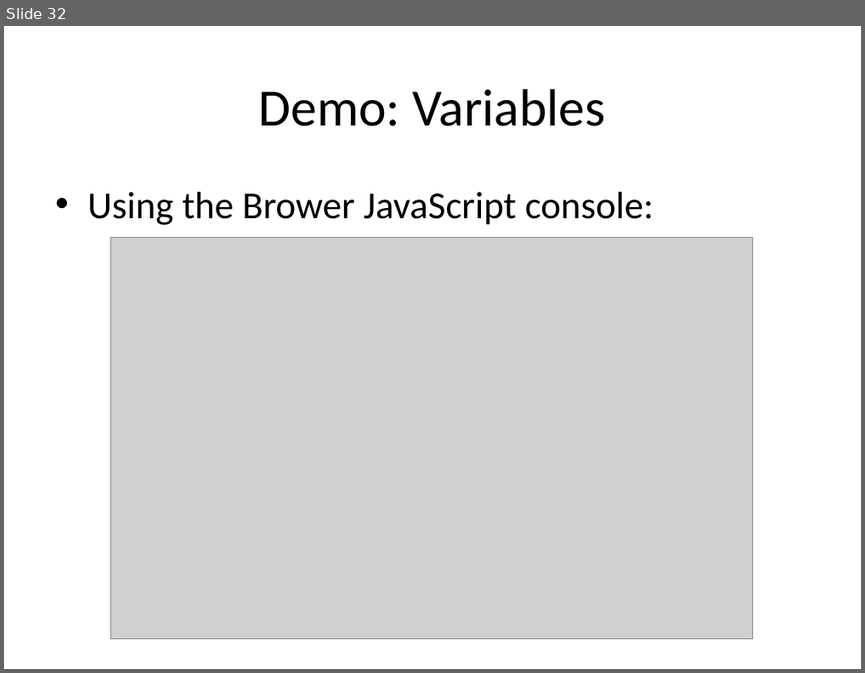
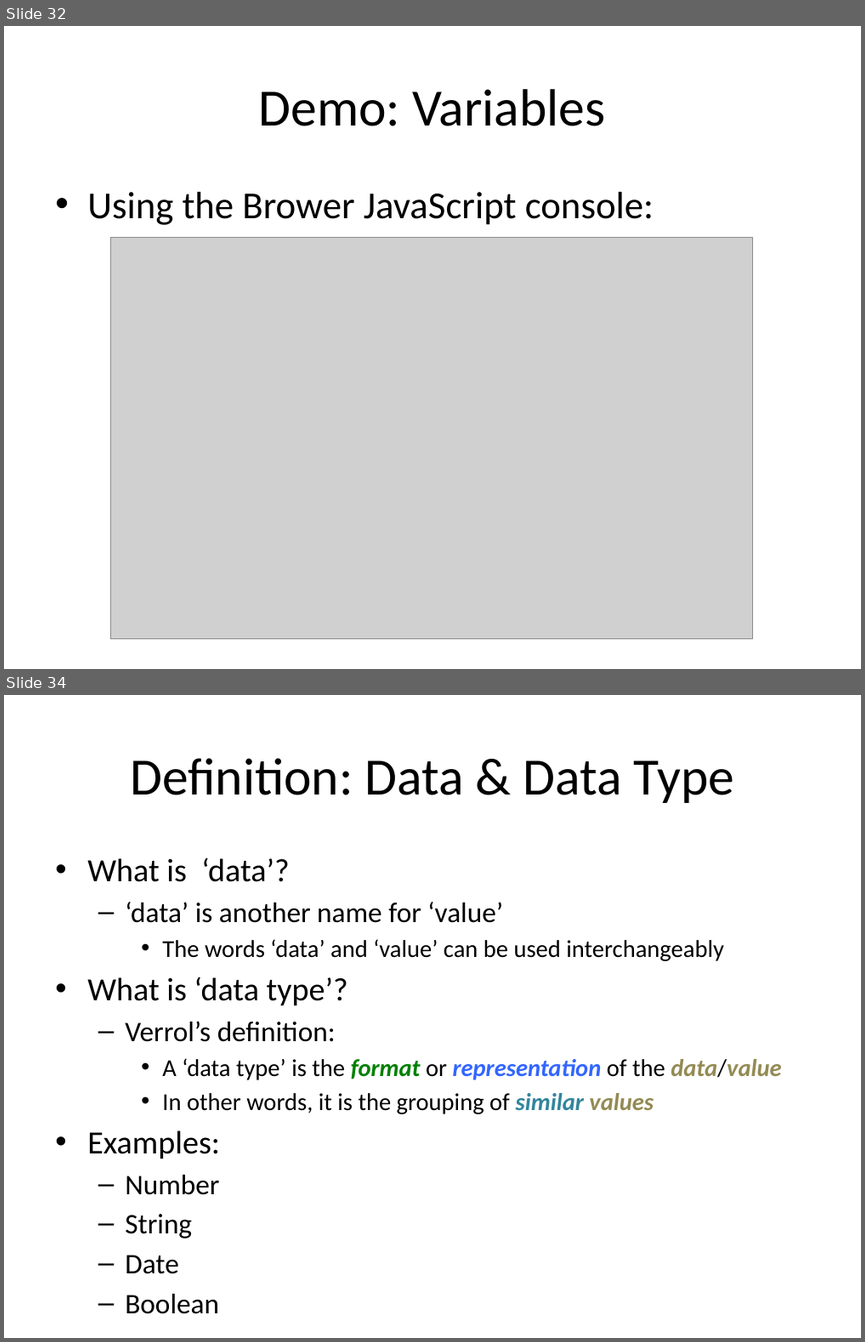
Before and after one commit to xiliax/web-programming-fundamentals, a slide deck: docs/learn-computer-programming.pptx. Shown one above the other, each under a label of ours: slide 32 before the commit, slides 32 and 34 after it; the slides between them are not shown. The pictures are 865x673 and 865x1342 pixels, drawn with LibreOffice and Linux fonts; fonts in the diff are those of the drawing; grey boxes stand for pictures. Boxes give left, top, right and bottom in pixels: in the first picture for what was removed or moved away, otherwise in the second. Text is boxed around its words. In the diff, an @@ line names an element or a change of style, - is before the commit and + after.

Commit message:
Chapter 5 - Section 7 - Values, Variables, and Data Types slides

```diff
--- a/docs/learn-computer-programming.pptx
+++ b/docs/learn-computer-programming.pptx
@@ slide 34 added at (4, 695, 861, 1338), background #FFFFFF @@
@@ title added at (130, 758, 734, 803), 44 pt, text #000000 @@
+Definition: Data & Data Type
@@ text added at (87, 857, 781, 1274), 20.4 pt, text #000000 @@
+• What is ‘data’?
+  – ‘data’ is another name for ‘value’
+    • The words ‘data’ and ‘value’ can be used interchangeably
+• What is ‘data type’?
+  – Verrol’s definition:
+    • A ‘data type’ is the format or representation of the data/value
+    • In other words, it is the grouping of similar values
+• Examples:
+  – Number
+  – String
+  – Date
+  – Boolean
```
Also in this commit, not shown: 4 other slides added.
